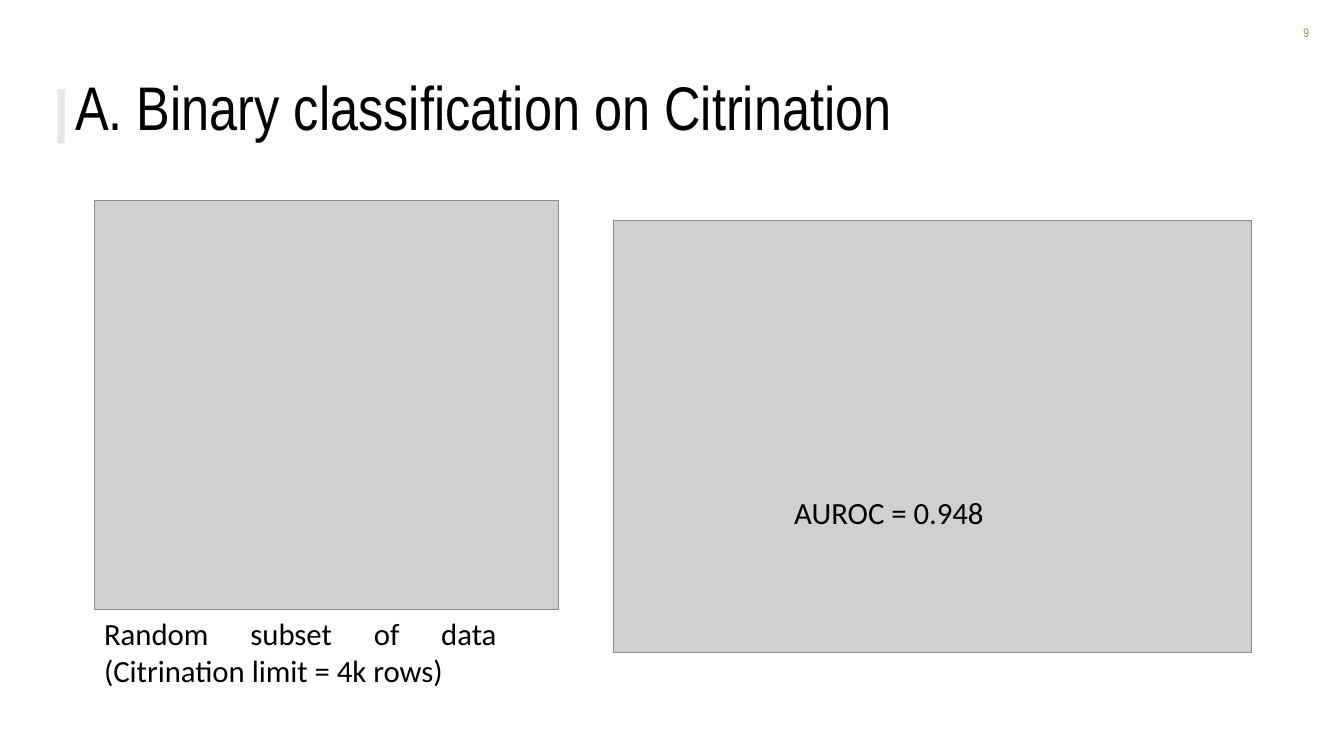
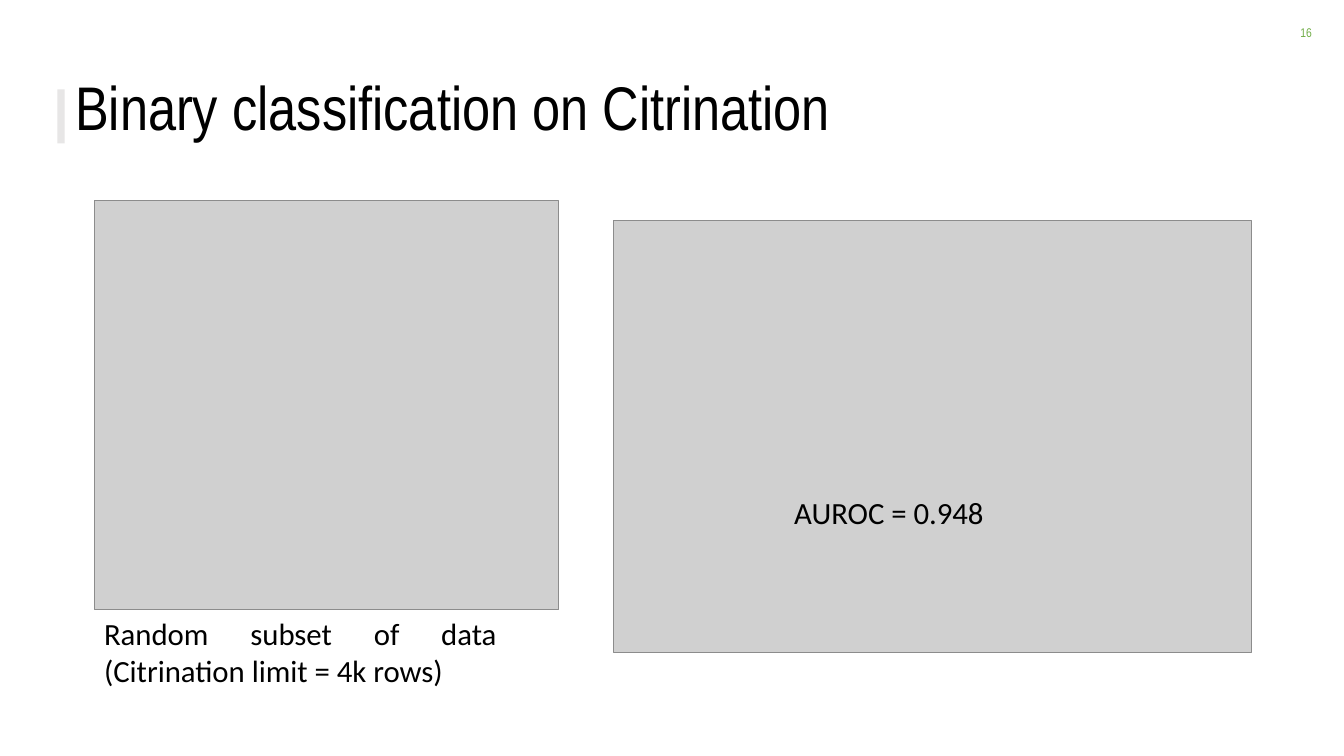
Before and after one commit to ckborg/DSE_challenge, a slide deck: slide 16 of DSE_challenge_slides.pptx (slide 9 before the commit). Drawn at 1344x756 pixels with LibreOffice and Linux fonts; fonts in the diff are those of the drawing; grey boxes stand for pictures; background and template pictures are left out. Boxes give left, top, right and bottom in pixels: in the first picture for what was removed or moved away, otherwise in the second. Text is boxed around its words. In the diff, an @@ line names an element or a change of style, - is before the commit and + after.

```diff
--- a/DSE_challenge_slides.pptx
+++ b/DSE_challenge_slides.pptx
@@ page number at box(1300, 28, 1311, 37): text changed @@
-9
+16
@@ title at box(75, 85, 830, 142): text changed @@
-A. Binary classification on Citrination
+Binary classification on Citrination
```
Also in this commit, not shown: 4 other slides changed, 10 slides added, 3 slides removed, 2 other files.
